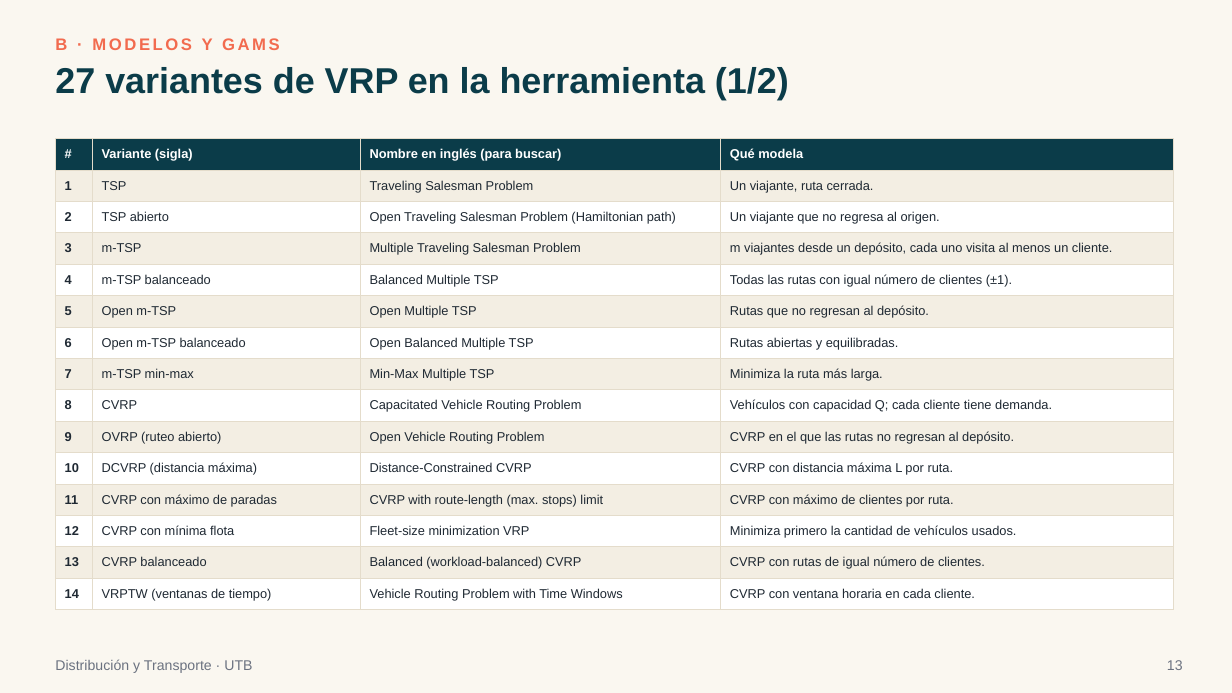
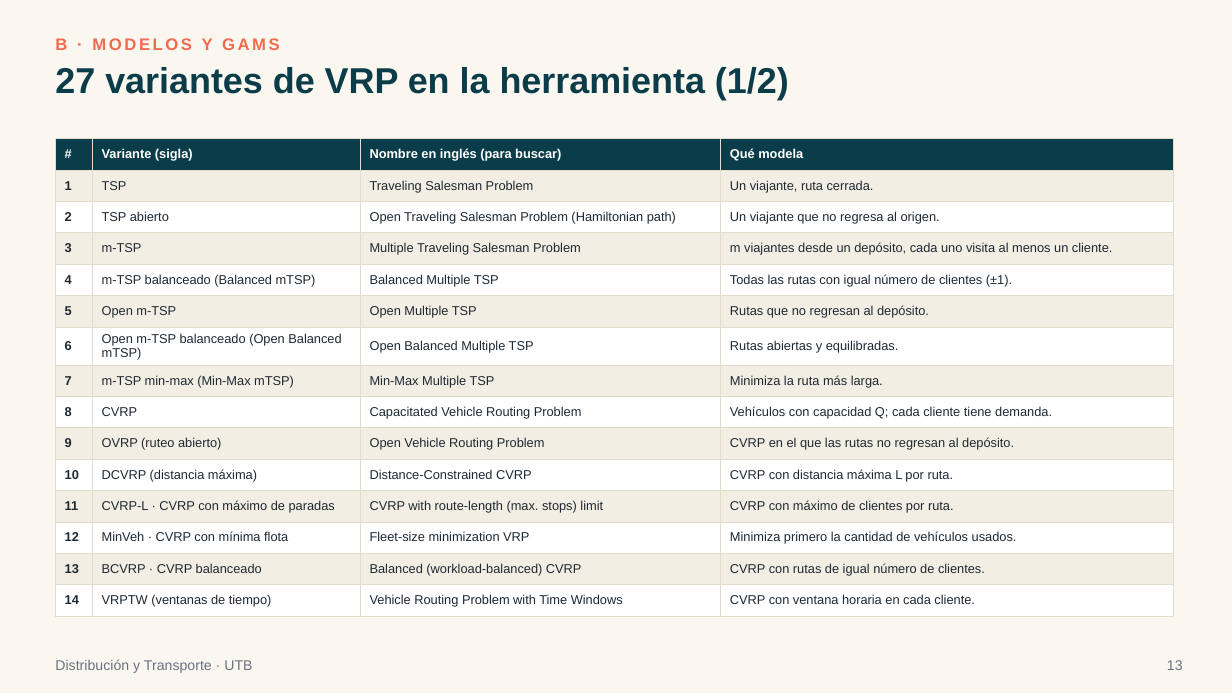
Before and after one commit to sebastianslg/grafosapp, a slide deck: slide 13 of Exposicion_Ruteo_de_Vehiculos.pptx. Drawn at 1232x693 pixels with LibreOffice and Linux fonts; fonts in the diff are those of the drawing. Boxes give left, top, right and bottom in pixels: in the first picture for what was removed or moved away, otherwise in the second. Text is boxed around its words. In the diff, an @@ line names an element or a change of style, - is before the commit and + after.

```diff
--- a/Exposicion_Ruteo_de_Vehiculos.pptx
+++ b/Exposicion_Ruteo_de_Vehiculos.pptx
@@ table at [55,139,1174,611] @@
-row 5, column 2: m-TSP balanceado
+row 5, column 2: m-TSP balanceado (Balanced mTSP)
-row 7, column 2: Open m-TSP balanceado
+row 7, column 2: Open m-TSP balanceado (Open Balanced mTSP)
-row 8, column 2: m-TSP min-max
+row 8, column 2: m-TSP min-max (Min-Max mTSP)
-row 12, column 2: CVRP con máximo de paradas
+row 12, column 2: CVRP-L · CVRP con máximo de paradas
-row 13, column 2: CVRP con mínima flota
+row 13, column 2: MinVeh · CVRP con mínima flota
-row 14, column 2: CVRP balanceado
+row 14, column 2: BCVRP · CVRP balanceado
```
Also in this commit, not shown: 7 other slides changed, 3 other files.
